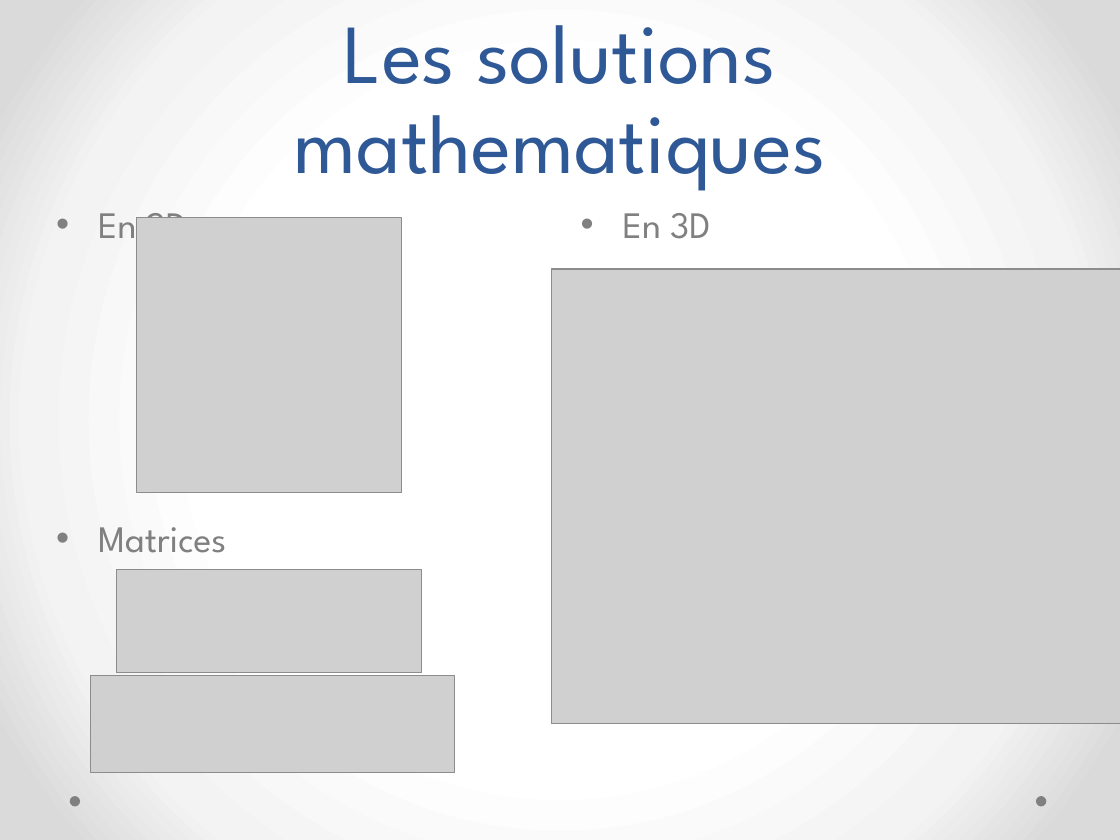
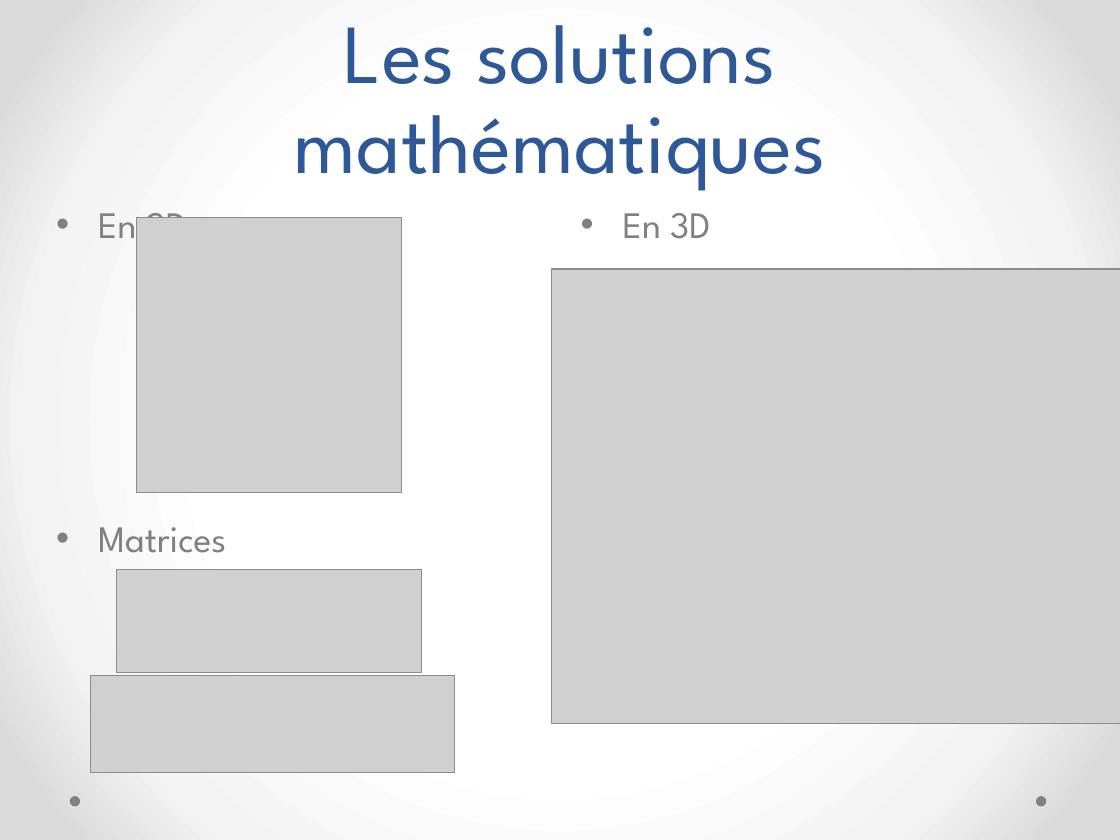
Before and after one commit to megaturbo/TurboSpin, a slide deck: slide 5 of Presentation/MatrixLite.pptx. Drawn at 1120x840 pixels with LibreOffice and Linux fonts; fonts in the diff are those of the drawing; grey boxes stand for pictures. Boxes give left, top, right and bottom in pixels: in the first picture for what was removed or moved away, otherwise in the second. Text is boxed around its words. In the diff, an @@ line names an element or a change of style, - is before the commit and + after.

```diff
--- a/Presentation/MatrixLite.pptx
+++ b/Presentation/MatrixLite.pptx
@@ title at [294, 25, 826, 191]: text changed @@
-Les solutions mathematiques
+Les solutions mathématiques
```
Also in this commit, not shown: 7 other slides changed.
